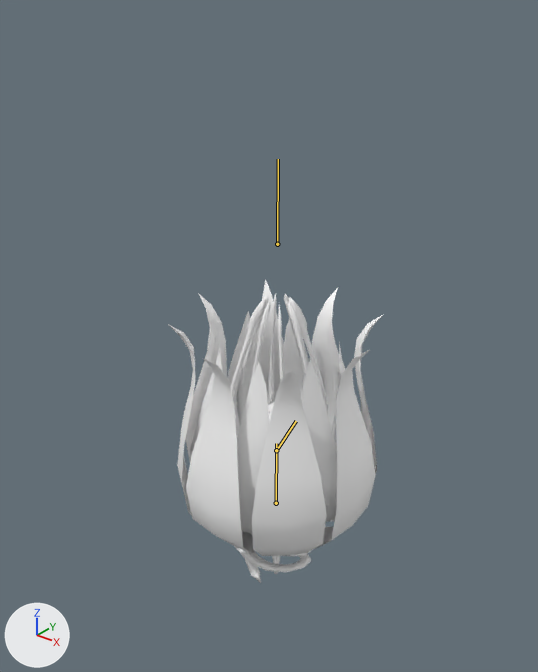
Renders of the FBX model Assets/HelloPico2/Data/Model/Prop/Interactables/HitTarget/Prop_CharFlwBaby_Anim.fbx from each side of a commit.
One viewpoint serves both versions: a 50 mm camera at (0.138, -0.177, 0.178) aimed at (-0.006, 0.003, 0.067). Every picture has the same lights, and +X, +Y and +Z are marked at lower left. Both versions are drawn at frame 121 of the action 'Take 001'; the numbers are the values there. The bones that bend it are drawn over the model as lines.

Names of what the first picture shows: 'SeletCharRigRef_Char_GuideBabyMesh', 'SeletCharRigRef_FlowerBaseMesh'.
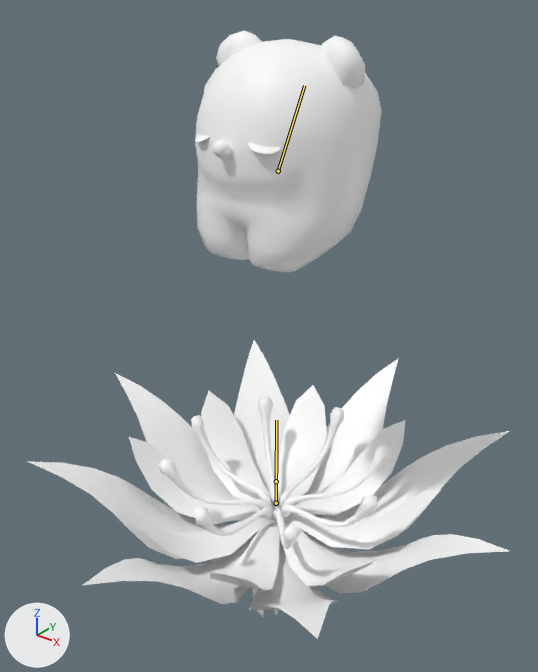
What the commit changed:
Bone 'SeletCharRigRef_M_FlwBase' (bone_seletcharrigref_m_flwbase) is rescaled from (1.83, 1.0, 1.83) to (1.0, 1.0, 1.0).
Bone 'SeletCharRigRef_M_FlwCore' (bone_seletcharrigref_m_flwcore) moves from (0.0, 9.19, 0.0) to (0.0, 0.0, 0.0).
Bone 'SeletCharRigRef_M_FlwCore' (bone_seletcharrigref_m_flwcore) turns from (0, -180, 0) to (0, 0, 0) degrees about its own x, y and z.
Bone 'SeletCharRigRef_M_FlwCore' (bone_seletcharrigref_m_flwcore) is rescaled from (0.78, 1.0, 0.78) to (1.0, 1.0, 1.0).
Bone 'SeletCharRigRef_M_FlwBaby' (bone_seletcharrigref_m_flwbaby) moves from (0.0, -4.63, 0.0) to (0.0, 5.5, 0.0).
Bone 'SeletCharRigRef_M_FlwBaby' (bone_seletcharrigref_m_flwbaby) turns from (60, -180, 0) to (-29, 0, 0) degrees about its own x, y and z.
Bone 'SeletCharRigRef_M_FlwBaby' (bone_seletcharrigref_m_flwbaby) is rescaled from (0.5, 0.5, 0.5) to (1.0, 1.0, 1.0).

What differs and where, as boxes (x1, y1, x2, y2) in the pictures (538 x 672 px):
'SeletCharRigRef_FlowerBaseMesh', posed (125% wider): before (168, 280, 382, 583); after (27, 340, 510, 639)
'SeletCharRigRef_Char_GuideBabyMesh', posed: before (268, 402, 304, 423); after (195, 31, 381, 273)
bone 'SeletCharRigRef_M_FlwCore', root to tip: before (277, 244) to (278, 159); after (276, 481) to (276, 420)
bone 'SeletCharRigRef_M_FlwBaby', root to tip: before (276, 450) to (296, 421); after (278, 171) to (304, 85)
